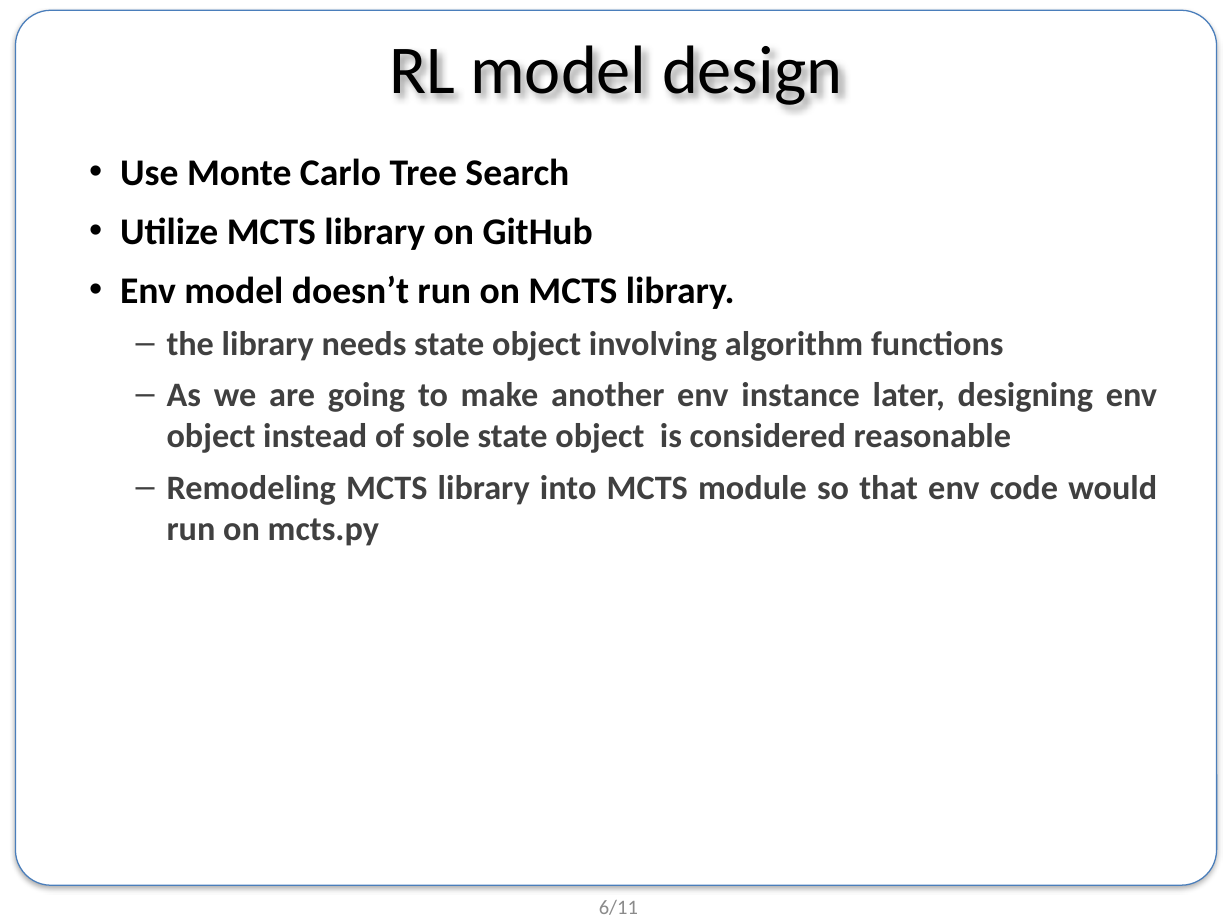
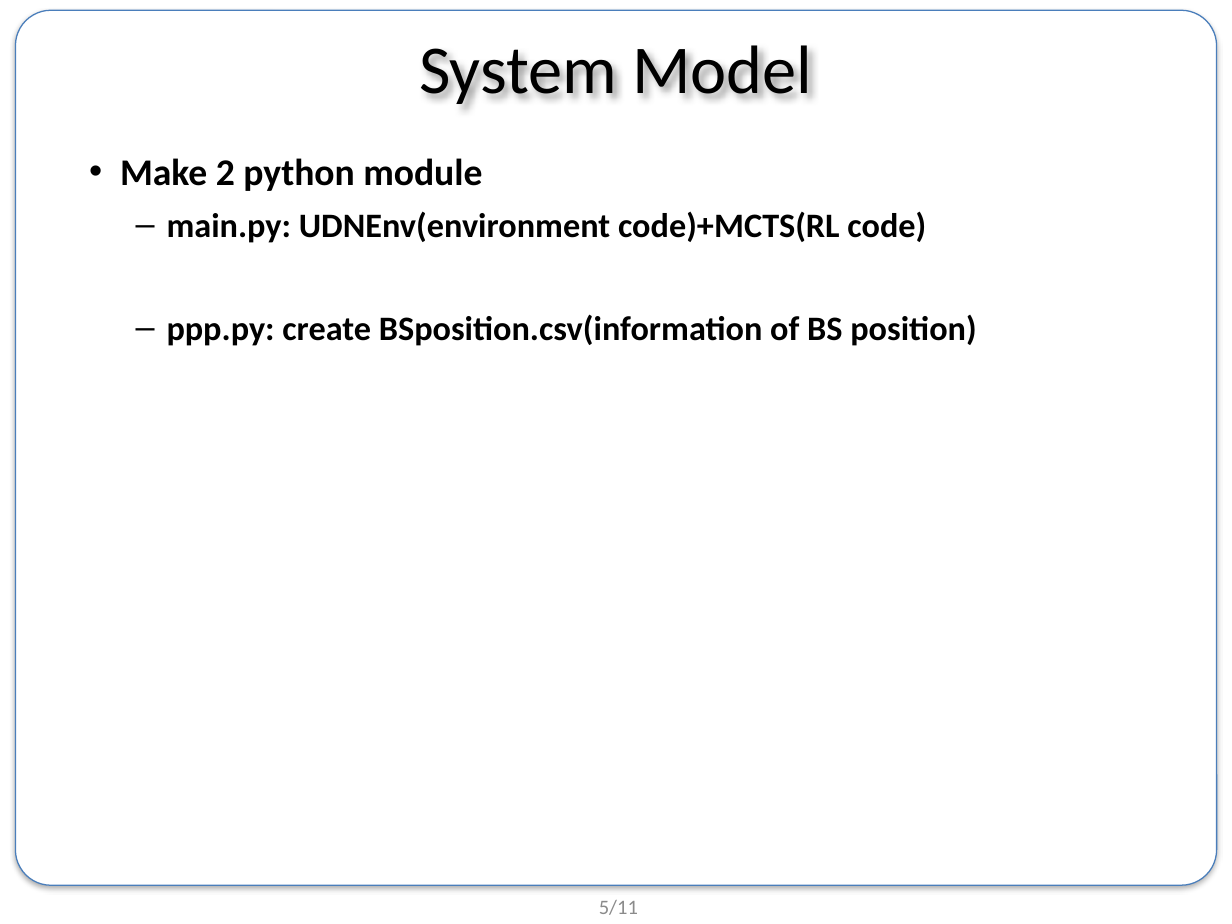
Before and after one commit to BongSangKim/UGRP, a slide deck: slide 5 of Survey meeting/0719 survey/190719 UGRP 발표자료.pptx (slide 6 before the commit). Drawn at 1232x924 pixels with LibreOffice and Linux fonts; fonts in the diff are those of the drawing; background and template pictures are left out. Boxes give left, top, right and bottom in pixels: in the first picture for what was removed or moved away, otherwise in the second. Text is boxed around its words. In the diff, an @@ line names an element or a change of style, - is before the commit and + after.

Commit message:
7/18 학습가능한 MCTS 코드초기형

```diff
--- a/Survey meeting/0719 survey/190719 UGRP 발표자료.pptx
+++ b/Survey meeting/0719 survey/190719 UGRP 발표자료.pptx
@@ title at (419,45,812,104): text changed @@
-RL model design
+System Model
@@ text at (120,158,976,346): text changed; text colour #404040 to #000000 @@
-• Use Monte Carlo Tree Search
-• Utilize MCTS library on GitHub
-• Env model doesn’t run on MCTS library.
-  – the library needs state object involving algorithm functions
-  – As we are going to make another env instance later, designing env object instead of sole state object is considered reasonable
-  – Remodeling MCTS library into MCTS module so that env code would run on mcts.py
+• Make 2 python module
+  – main.py: UDNEnv(environment code)+MCTS(RL code)
+  – ppp.py: create BSposition.csv(information of BS position)
@@ page number at (599,900,638,915): text changed @@
-6/11
+5/11
```
Also in this commit, not shown: 2 other slides changed, 2 slides added, 2 slides removed, 4 other files.
